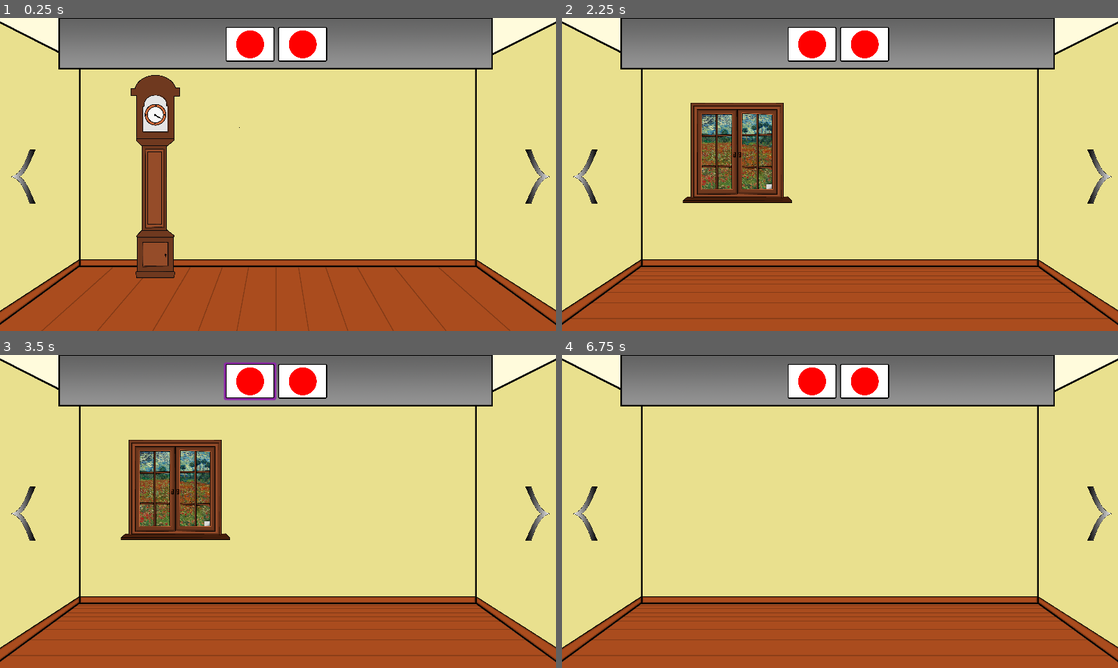
Above: before the commit, frames 1-4 (two rows, left to right).
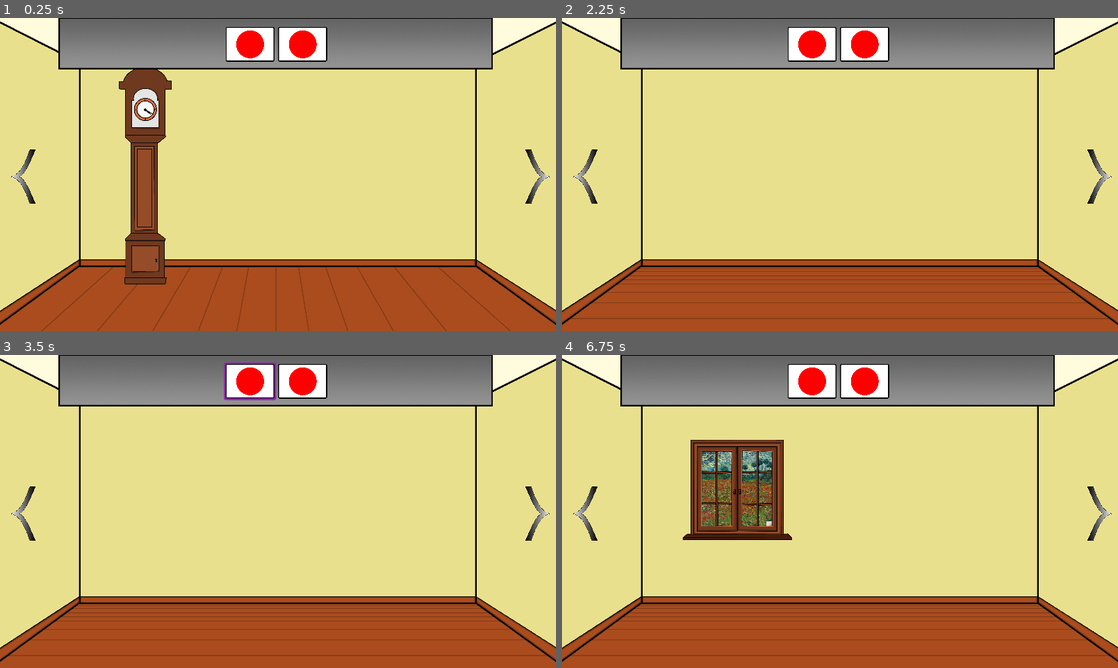
Above: after the commit, the same moments.

Repository: Paulpanther/GameJam11
Game: Godot game, scene res://Scenes/Room1/Room1.tscn
Same seed, same stepped clock (60 frames per second), same inputs: the game is played once before the commit and once after it.
Inputs (mouse positions are in pixels of both pictures, inside the frame that each line leads up to):
- Up to frame 1 (0.25 s): no input
- Up to frame 2 (2.25 s): tap Enter at 0.5, 2 s; move the mouse to (812, 43) at 0.52 s; click (812, 43) at 0.67 s; tap Space at 1.25 s; move the mouse to (862, 43) at 1.27 s; click (862, 43) at 1.42 s; move the mouse to (584, 174) at 2.02 s; click (584, 174) at 2.17 s
- Up to frame 3 (3.5 s): tap Space at 2.75 s; move the mouse to (250, 380) at 2.77 s; click (250, 380) at 2.92 s
- Up to frame 4 (6.75 s): tap Enter at 3.5 s; move the mouse to (862, 380) at 3.52 s; click (862, 380) at 3.67 s; tap Space at 4.25 s; move the mouse to (584, 511) at 4.27 s; click (584, 511) at 4.42 s; move the mouse to (812, 380) at 5.02 s; click (812, 380) at 5.17 s; move the mouse to (862, 380) at 5.77 s; click (862, 380) at 5.92 s; move the mouse to (584, 511) at 6.52 s; click (584, 511) at 6.67 s

The runs differ from the first frame. In frame 1, 4.0% of the frame differs, in the area x 21-44%, y 16-86%; in frame 2, 5.4%, in the area x 21-42%, y 27-60%; in frame 3, 5.4%; in frame 4, 5.4%.

Commit message:
Fix big images

Diff:
--- a/Scenes/Room1/GrandfatherClockTop.tscn
+++ b/Scenes/Room1/GrandfatherClockTop.tscn
@@ -8,7 +8,7 @@
 [ext_resource path="res://Scripts/Room1/grandfather_clock_top.gd" type="Script" id=6]
 
 [sub_resource type="RectangleShape2D" id=1]
-extents = Vector2( 6.56594, 14.3669 )
+extents = Vector2( 0.734784, 1.22044 )
 
 [node name="GFCRoot" type="Node2D"]
 script = ExtResource( 6 )
@@ -19,25 +19,27 @@
 texture = ExtResource( 4 )
 
 [node name="GFC" type="Sprite" parent="."]
+position = Vector2( -615.523, -182.23 )
+scale = Vector2( 1.2, 1.2 )
 texture = ExtResource( 1 )
 offset = Vector2( 517.644, 1059.06 )
 
 [node name="Hours" type="Sprite" parent="GFC"]
+position = Vector2( 512.936, 151.859 )
 rotation = 6.28319
-scale = Vector2( 0.08, 0.08 )
 texture = ExtResource( 3 )
-offset = Vector2( -606.907, -513.44 )
+offset = Vector2( 0, -43.285 )
 
 [node name="Minutes" type="Sprite" parent="GFC"]
+position = Vector2( 512.936, 151.859 )
 rotation = 2.28464
-scale = Vector2( 0.08, 0.08 )
 texture = ExtResource( 2 )
-offset = Vector2( 416.93, -604.359 )
+offset = Vector2( -0.198, -79.571 )
 
 [node name="Area2D" type="Area2D" parent="GFC/Minutes"]
 
 [node name="CollisionShape2D" type="CollisionShape2D" parent="GFC/Minutes/Area2D"]
-position = Vector2( 11.3766, -1023.62 )
+position = Vector2( -0.781128, -57.9149 )
 scale = Vector2( 19.981, 70.445 )
 shape = SubResource( 1 )
 
--- a/Scenes/Room1/Room1.tscn
+++ b/Scenes/Room1/Room1.tscn
@@ -15,35 +15,37 @@
 position = Vector2( 959.591, 539.445 )
 texture = ExtResource( 1 )
 
-[node name="HUD" parent="." instance=ExtResource( 3 )]
-
 [node name="GrandfatherClock" type="Sprite" parent="."]
-position = Vector2( 639.792, 546.558 )
-scale = Vector2( 0.2, 0.2 )
+position = Vector2( 502.277, 543.672 )
+scale = Vector2( 0.25, 0.25 )
 texture = ExtResource( 4 )
 script = ExtResource( 7 )
 
 [node name="GFCTop" type="Area2D" parent="GrandfatherClock"]
+position = Vector2( 445.744, 20.6897 )
+scale = Vector2( 0.87, 0.87 )
 
 [node name="CollisionPolygon2D" type="CollisionPolygon2D" parent="GrandfatherClock/GFCTop"]
 position = Vector2( 0.168945, 4.47534 )
 polygon = PoolVector2Array( -938.343, -1521.53, -867.472, -1523.89, -799.702, -1642.26, -673.55, -1720.7, -496.562, -17 …(244 unchanged characters)…
 
 [node name="GFCBottom" type="Area2D" parent="GrandfatherClock"]
+position = Vector2( 449.982, -10.0449 )
+scale = Vector2( 0.87, 0.87 )
 
 [node name="CollisionPolygon2D" type="CollisionPolygon2D" parent="GrandfatherClock/GFCBottom"]
 position = Vector2( -0.662842, 1.32568 )
 polygon = PoolVector2Array( -836.331, 1022, -742.324, 925.191, -319.998, 926.594, -190.915, 1014.99, -206.349, 1050.06, -209.155, 1629.54, -178.287, 1643.57, -190.915, 1741.78, -836.331, 1745.99, -857.377, 1646.37, -834.927, 1640.76, -829.315, 1058.48 )
 
 [node name="Hour" type="Sprite" parent="GrandfatherClock"]
-position = Vector2( -518.219, -1059.58 )
-scale = Vector2( 0.08, 0.08 )
+position = Vector2( -3.06274, -907.236 )
 texture = ExtResource( 5 )
-offset = Vector2( -606.087, -513.184 )
+offset = Vector2( 0, -43.285 )
 
 [node name="Minute" type="Sprite" parent="GrandfatherClock"]
-position = Vector2( -518.625, -1059.14 )
-scale = Vector2( 0.08, 0.08 )
+position = Vector2( -2.35168, -906.712 )
 texture = ExtResource( 6 )
-offset = Vector2( 416.93, -604.359 )
+offset = Vector2( 0, -79.893 )
+
+[node name="HUD" parent="." instance=ExtResource( 3 )]
 [connection signal="input_event" from="GrandfatherClock/GFCTop" to="." method="_on_GFCTop_input_event"]
--- a/Scripts/Globals/room_handler.gd
+++ b/Scripts/Globals/room_handler.gd
@@ -20,7 +20,7 @@
 	var current_index = rooms.find(current.filename)
 	current.free()
 
-	var dir = 1 if left else -1
+	var dir = -1 if left else 1
 	var next = rooms[(current_index + dir) % rooms.size()]
 	var next_level = load(next).instance()
 	root.add_child(next_level)
Binary file changed: Sprites/Room1/Clock/Grandfather_closed.png
Binary file changed: Sprites/Room1/Clock/clockhand_big.png
Binary file changed: Sprites/Room1/Clock/clockhand_small.png
